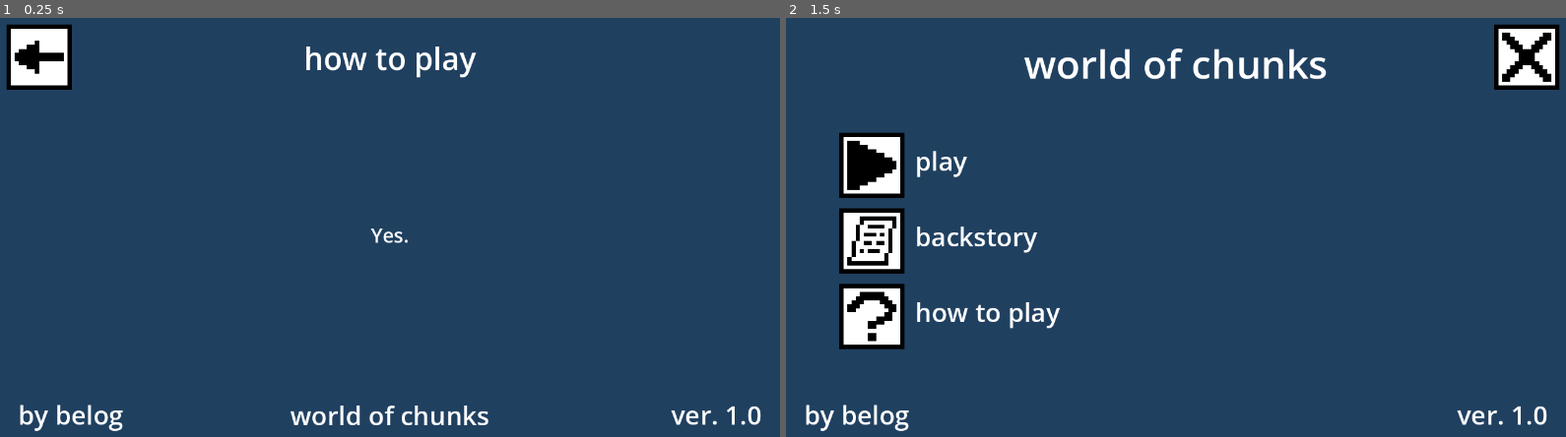
Above: before the commit, frames 1-2 (left to right).
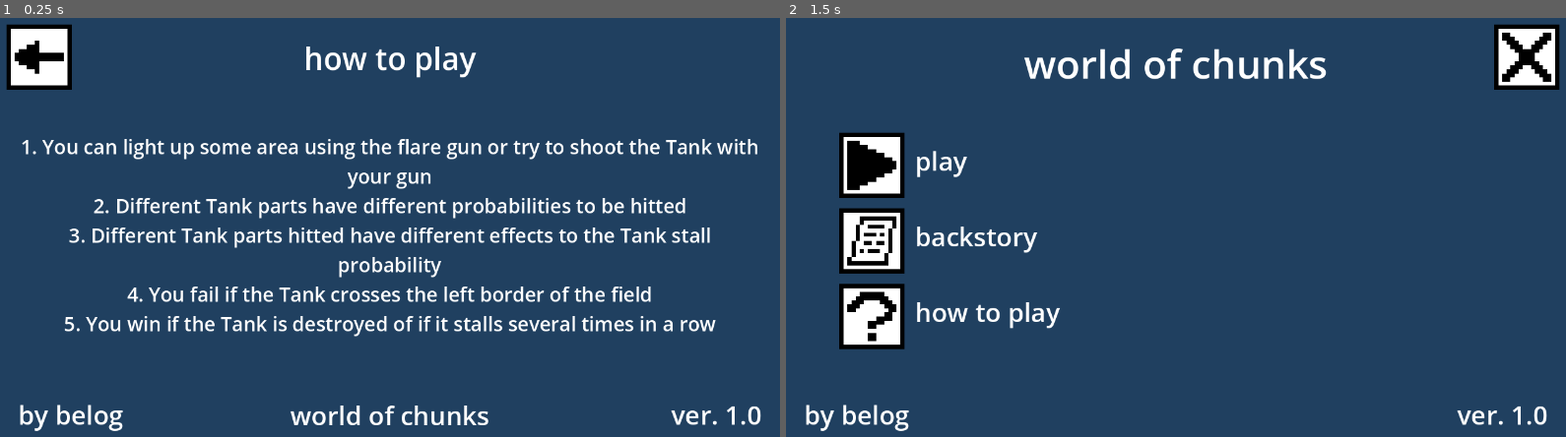
Above: after the commit, the same moments.

Repository: Zheltog/world-of-chunks
Game: Godot game, scene res://Scenes/tips.tscn
Same seed, same stepped clock (60 frames per second), same inputs: the game is played once before the commit and once after it. This scene is started directly instead of the project's main scene.
Inputs (mouse positions are in pixels of both pictures, inside the frame that each line leads up to):
- Up to frame 1 (0.25 s): no input
- Up to frame 2 (1.5 s): tap Enter at 0.5 s; click (825, 55) at 1.25 s

The runs differ from the first frame. In frame 1, 6.7% of the frame differs, in the area x 2-98%, y 28-77%; in frame 2, nothing differs.

Commit message:
some fixes

Diff:
--- a/Scenes/tips.tscn
+++ b/Scenes/tips.tscn
@@ -71,7 +71,11 @@
 grow_horizontal = 2
 grow_vertical = 2
 theme_override_font_sizes/font_size = 32
-text = "Yes."
+text = "1. You can light up some area using the flare gun or try to shoot the Tank with your gun
+2. Different Tank parts have different probabilities to be hitted
+3. Different Tank parts hitted have different effects to the Tank stall probability
+4. You fail if the Tank crosses the left border of the field
+5. You win if the Tank is destroyed of if it stalls several times in a row"
 horizontal_alignment = 1
 vertical_alignment = 1
 autowrap_mode = 2
--- a/Scripts/GameController.gd
+++ b/Scripts/GameController.gd
@@ -220,4 +220,4 @@
 
 
 func _on_question_button_pressed():
-	get_tree().change_scene_to_file("res://Scenes/backstory.tscn")
+	get_tree().change_scene_to_file("res://Scenes/tips.tscn")
--- a/Scripts/Tank.gd
+++ b/Scripts/Tank.gd
@@ -63,7 +63,7 @@
 	_body.release_cells()
 	_tower.release_cells()
 
-	base_coordinates.move(-1, 0)
+	base_coordinates.move(distance, 0)
 	if base_coordinates.x < 0:
 		EventBus.tank_escaped.emit()
 
